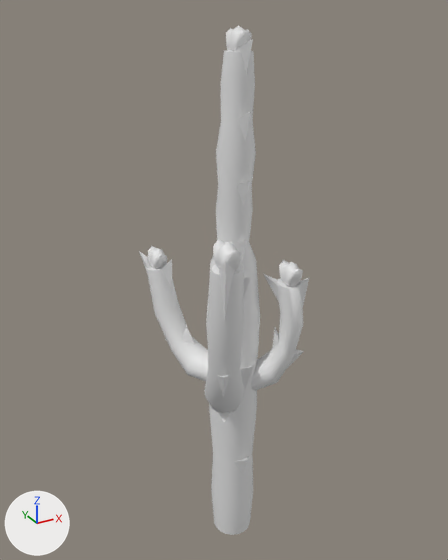
Before and after pictures for a commit that changed the FBX model Assets/models/cactus.fbx.
Camera for both pictures: a 50 mm camera at (-1.97, -3.43, 2.01) aimed at (-0.04, 0.09, 0.26). Lighting does not change. The marker at lower left points along +X, +Y and +Z. Where no turn or scale is listed for an object, it has been applied to the vertices.

The first picture shows 'Subdivision_Surface_1'.
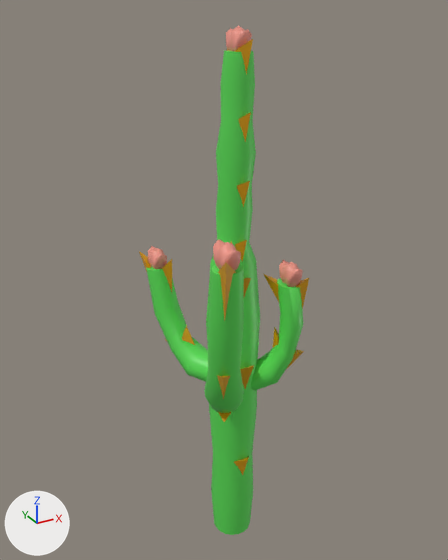
What differs and where, as boxes [x1, y1, x2, y2] in the pictures (448 x 560 px):
part 1 of me_mesh, recoloured (grey to green)
    both: [146, 50, 303, 535]
part 2 of me_mesh, recoloured (white to pink)
    both: [213, 239, 241, 271]
part 3 of me_mesh, recoloured (white to pink)
    both: [148, 246, 167, 269]
part 4 of me_mesh, recoloured (white to pink)
    both: [226, 26, 252, 51]
part 5 of me_mesh, recoloured (white to pink)
    both: [279, 260, 303, 287]
part 6 of me_mesh, recoloured
    both: [139, 39, 309, 422]
part 7 of me_mesh, recoloured
    both: [234, 456, 249, 475]

What the commit changed:
Material 'cactus' (mat_cactus) is new.
Its base color is (0.104, 0.72, 0.0936) (green #5bdd56).
Its roughness is 0.434.
Material 'thorn' (mat_thorn) is new.
Its base color is (0.7, 0.327, 0.0) (yellow #da9b00).
Its roughness is 0.434.
Material 'flower' (mat_flower) is new.
Its base color is (0.85, 0.299, 0.238) (pink #ed9586).
Its roughness is 0.434.
me_mesh has 989 vertices, 966 faces and spans x -0.52..0.42, y -0.81..0.73, z -1.93..1.91.
me_mesh is used by ob_subdivision_surface_1; location (0.0, 0.0, 0.0).
me_mesh part 1: 594 of the faces centred in x -0.52..0.4, y -0.74..0.63, z -1.93..1.77 switch from no material to mat_cactus (green #5bdd56).
me_mesh part 2: 72 of the faces centred in x -0.48..-0.39, y -0.76..-0.58, z 0.67..0.83 switch from no material to mat_flower (pink #ed9586).
me_mesh part 3: 72 of the faces centred in x -0.38..-0.29, y 0.48..0.66, z 0.21..0.37 switch from no material to mat_flower (pink #ed9586).
me_mesh part 4: 72 of the faces centred in x -0.05..0.05, y -0.11..0.07, z 1.73..1.89 switch from no material to mat_flower (pink #ed9586).
me_mesh part 5: 72 of the faces centred in x 0.26..0.36, y -0.31..-0.14, z 0.25..0.41 switch from no material to mat_flower (pink #ed9586).
me_mesh part 6: 78 of the faces centred in x -0.49..0.38, y -0.74..0.63, z -0.51..1.77 switch from no material to mat_thorn (yellow #da9b00).
me_mesh part 7: 6 of the faces centred in x -0.05..0.05, y -0.13..0.16, z -1.23..-1.2 switch from no material to mat_thorn (yellow #da9b00).
